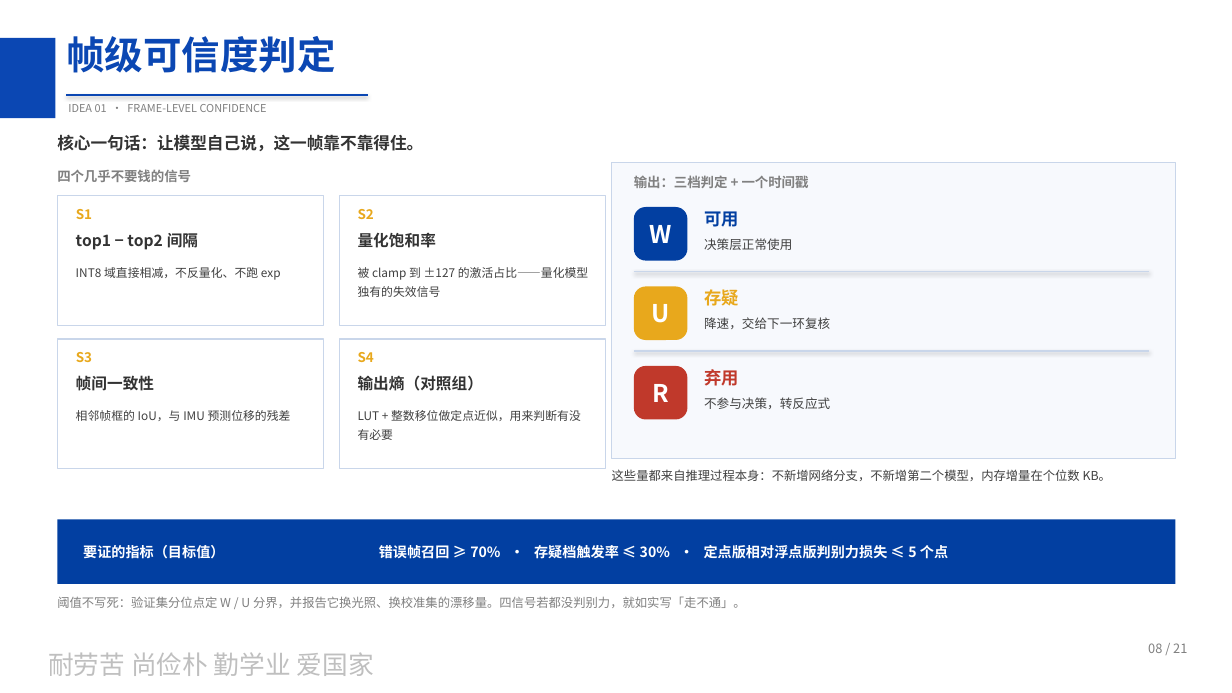
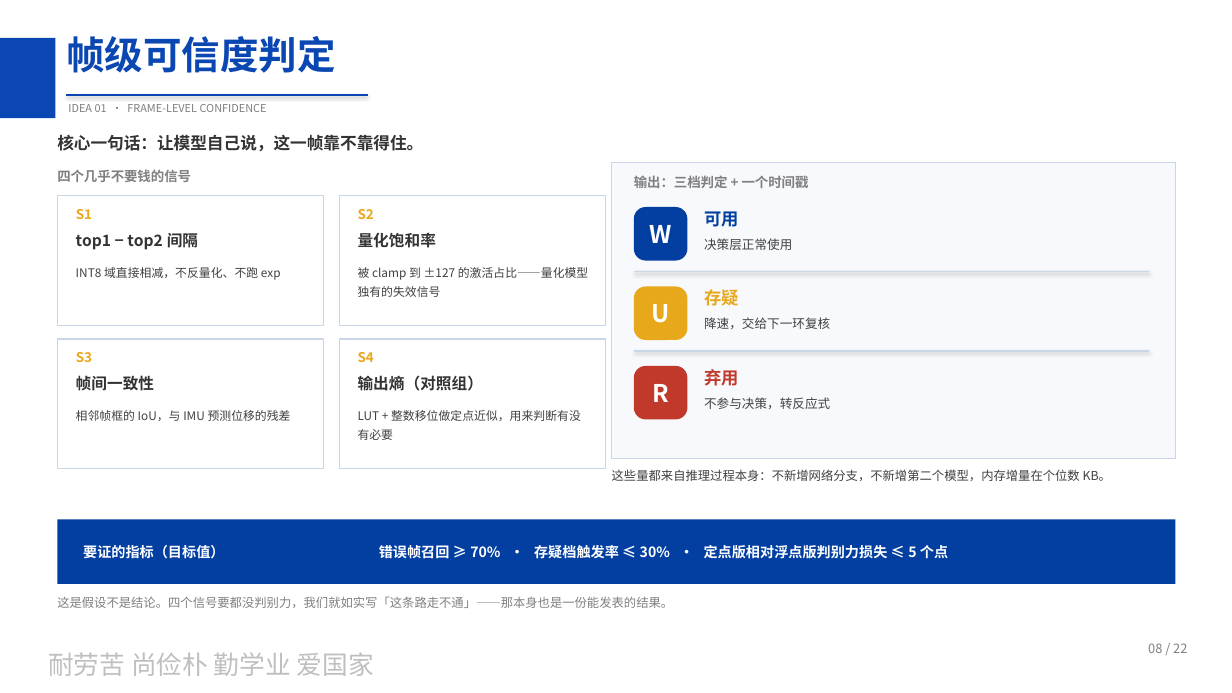
Before and after one commit to peach-ai280/srtp-tiny-detect-car, a slide deck: slide 8 of docs/01_立项/立项答辩_20261020.pptx. Drawn at 1232x693 pixels with LibreOffice and Linux fonts; fonts in the diff are those of the drawing; background and template pictures are left out. Boxes give left, top, right and bottom in pixels: in the first picture for what was removed or moved away, otherwise in the second. Text is boxed around its words. In the diff, an @@ line names an element or a change of style, - is before the commit and + after.

```diff
--- a/docs/01_立项/立项答辩_20261020.pptx
+++ b/docs/01_立项/立项答辩_20261020.pptx
@@ text at (57,596,673,608): text changed @@
-阈值不写死：验证集分位点定 W / U 分界，并报告它换光照、换校准集的漂移量。四信号若都没判别力，就如实写「走不通」。
+这是假设不是结论。四个信号要都没判别力，我们就如实写「这条路走不通」——那本身也是一份能发表的结果。
@@ text at (1148,643,1187,653): text changed @@
-08 / 21
+08 / 22
```
Also in this commit, not shown: 13 other slides changed, 1 slide added, 2 other files.
